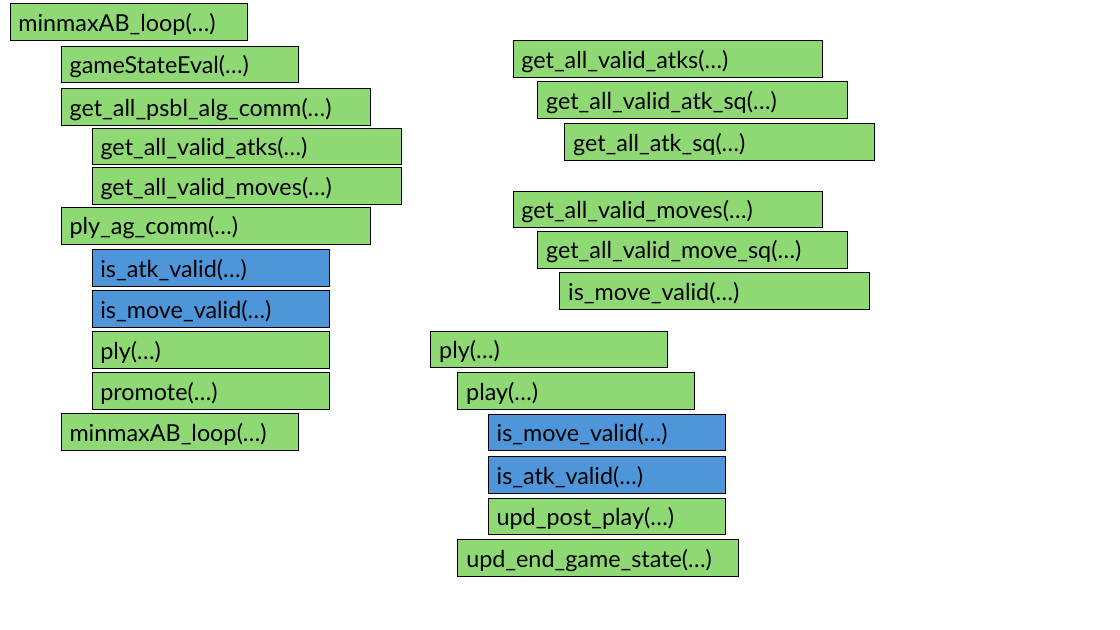
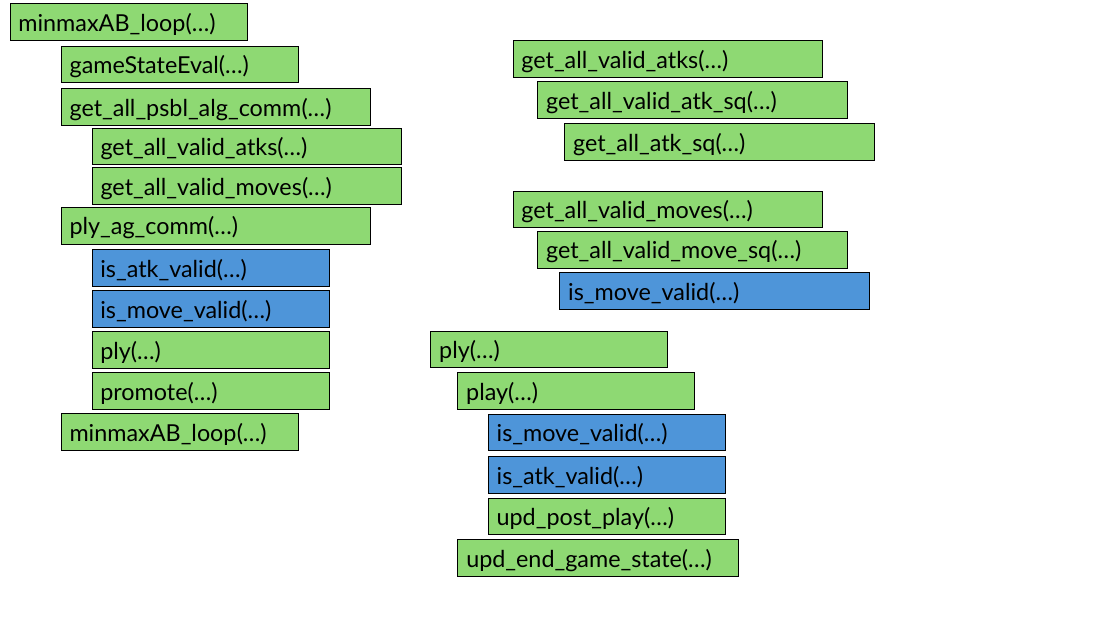
Before and after one commit to XiaoYiQing/game_dev_practice, a slide deck: slide 5 of docs/chess_structure.pptx. Drawn at 1120x630 pixels with LibreOffice and Linux fonts; fonts in the diff are those of the drawing. Boxes give left, top, right and bottom in pixels: in the first picture for what was removed or moved away, otherwise in the second. Text is boxed around its words. In the diff, an @@ line names an element or a change of style, - is before the commit and + after.

Commit message:
chess: play(...) no longers check for validity in move or attack. The task now falls on ply(...).

```diff
--- a/docs/chess_structure.pptx
+++ b/docs/chess_structure.pptx
@@ rectangle "is_move_valid(…)" at <box>560,273,870,310</box>: fill #8ED973 to #4E95D9 @@
```
Also in this commit, not shown: 4 other files.
